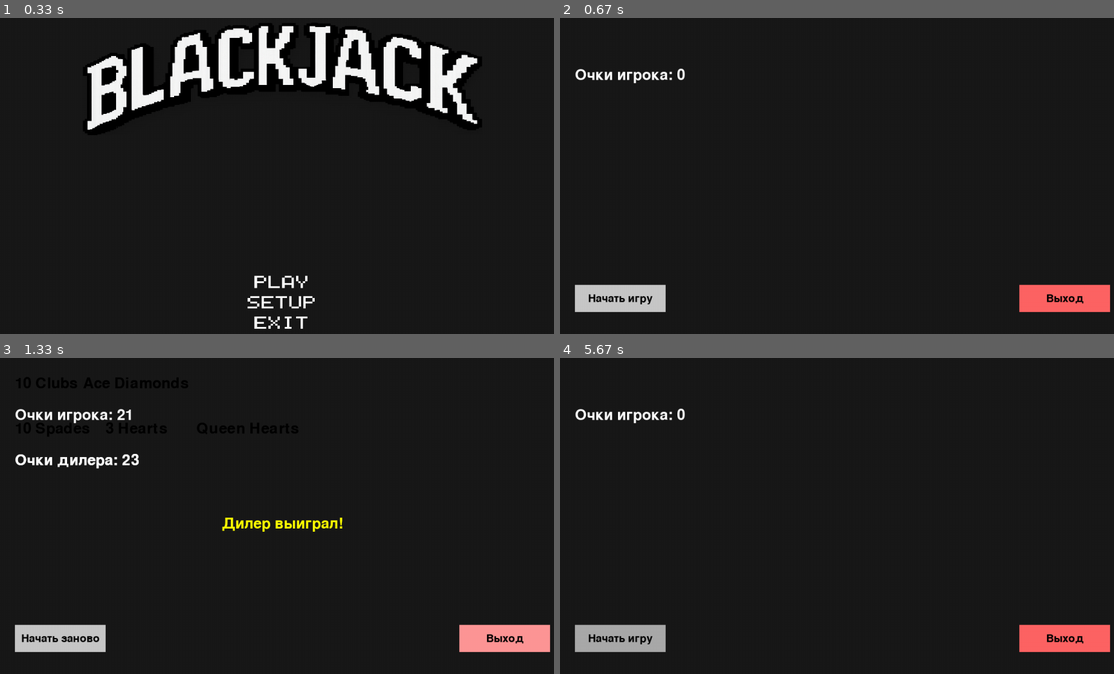
Above: before the commit, frames 1-4 (two rows, left to right).
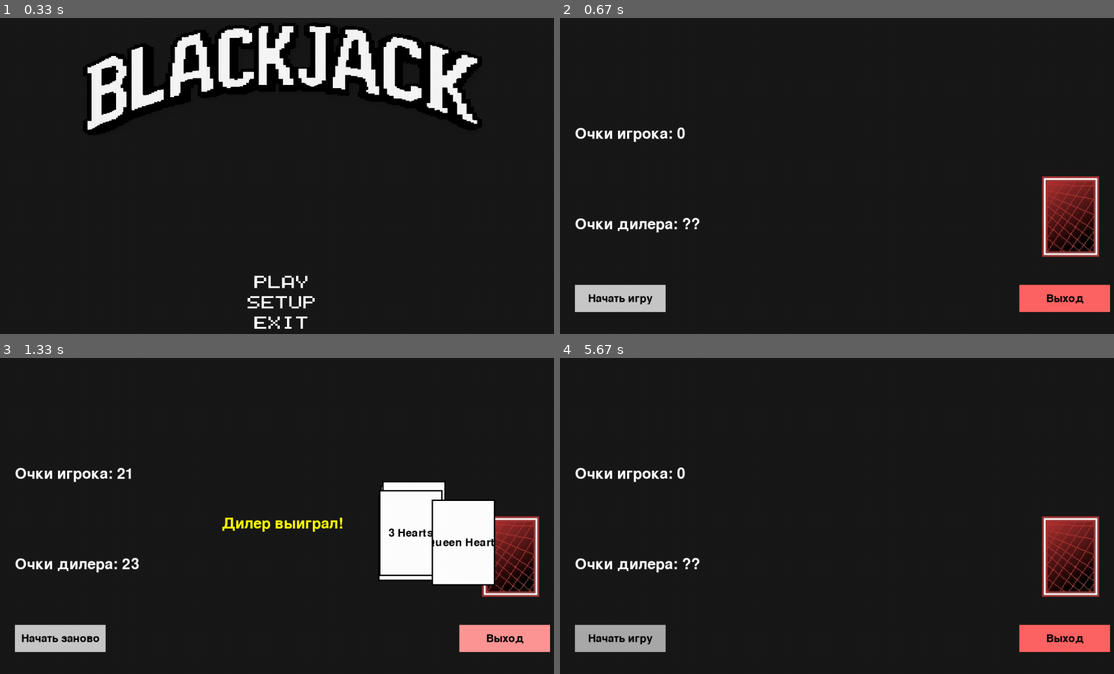
Above: after the commit, the same moments.

Repository: sureock/Pygame-Blackjack
Game: pygame game, started from blackjack/screen.py
Same seed, same stepped clock (60 frames per second), same inputs: the game is played once before the commit and once after it.
Inputs (mouse positions are in pixels of both pictures, inside the frame that each line leads up to):
- Up to frame 1 (0.33 s): no input
- Up to frame 2 (0.67 s): press the mouse at (842, 283) at 0.37 s; move the mouse to (753, 267) at 0.47 s; release the mouse at (659, 251) at 0.6 s
- Up to frame 3 (1.33 s): click "Начать игру" at 0.73 s; press the mouse at (282, 658) at 1.03 s; move the mouse to (393, 648) at 1.13 s; release the mouse at (504, 639) at 1.27 s
- Up to frame 4 (5.67 s): press the mouse at (1064, 639) at 1.37 s; move the mouse to (886, 629) at 1.47 s; release the mouse at (715, 620) at 1.6 s; press the mouse at (842, 645) at 1.7 s; move the mouse to (759, 604) at 1.8 s; release the mouse at (681, 566) at 1.93 s; press the mouse at (842, 664) at 2.53 s; move the mouse to (864, 632) at 2.63 s; release the mouse at (892, 598) at 2.77 s; press the mouse at (842, 645) at 2.87 s; move the mouse to (814, 595) at 2.97 s; release the mouse at (792, 547) at 3.1 s; press the mouse at (842, 664) at 3.7 s; move the mouse to (781, 598) at 3.8 s; release the mouse at (720, 531) at 3.93 s; press the mouse at (842, 645) at 4.03 s; move the mouse to (753, 534) at 4.13 s; release the mouse at (659, 427) at 4.27 s; press the mouse at (842, 664) at 4.37 s; move the mouse to (864, 538) at 4.47 s; release the mouse at (886, 411) at 4.6 s; press the mouse at (842, 645) at 4.7 s; move the mouse to (748, 576) at 4.8 s; release the mouse at (659, 509) at 4.93 s; press the mouse at (842, 664) at 5.03 s; move the mouse to (759, 560) at 5.13 s; release the mouse at (670, 455) at 5.27 s; press the mouse at (842, 623) at 5.37 s; move the mouse to (737, 626) at 5.47 s; release the mouse at (632, 629) at 5.6 s

Frame 1 is identical in both runs. In frame 2, 3.3% of the frame differs, in the area x 2-98%, y 15-76%; in frame 3, 9.0%, in the area x 2-98%, y 16-76%; in frame 4, 3.3%.

Commit message:
сделана простая анимация карт

Diff:
--- a/blackjack/game.py
+++ b/blackjack/game.py
@@ -1,10 +1,17 @@
 import pygame
 from deck import deck52
-import sys
-import menu
+import utils
+
+# import menu
+clock = pygame.time.Clock()
 fps = 24
-white = (255,255,255)
-gray = (25,25,25)
+white = (255, 255, 255)
+gray = (25, 25, 25)
+image = pygame.image.load('1.jpg')
+scale_factor = 2
+scaled_image = pygame.transform.scale_by(image, scale_factor)
+deck_image = pygame.image.load('deck1.jpg')
+scaled_deck = pygame.transform.scale_by(deck_image, scale_factor)
 
 
 class Button:
@@ -37,6 +44,7 @@
     def is_clicked(self, mouse_pos, clicked):
         return self.rect.collidepoint(mouse_pos) and clicked
 
+
 def calculate_score(hand):
     total = 0
     aces = 0
@@ -48,16 +56,36 @@
         else:
             total += value
 
-
     if aces > 0 and total + 10 <= 21:
         total += 10
 
     return total
 
 
+# Класс для анимации карты
+class CardAnimation:
+    def __init__(self, card_data, target_pos, start_pos=None, speed=500):
+        self.suit = card_data[0]
+        self.rank = card_data[1]
+        self.value = card_data[2]
+        self.target_pos = target_pos
+        self.start_pos = start_pos if start_pos else [0, 0]
+        self.current_pos = list(self.start_pos)
+        self.speed = speed
+        self.reached = False
+        self.card_text = f"{self.rank} {self.suit}"
+
+    def update(self, dt):
+        if not self.reached:
+            self.current_pos, self.reached = utils.move_image(
+                self.current_pos,
+                self.target_pos,
+                self.speed * dt
+            )
+        return self.reached
+
 
 def start():
-
     pygame.init()
     screen = pygame.display.set_mode((0, 0), pygame.FULLSCREEN)
     WIDTH, HEIGHT = screen.get_size()
@@ -74,9 +102,19 @@
     player_hand = []
     dealer_hand = []
 
+    # Списки для анимаций карт
+    player_card_animations = []
+    dealer_card_animations = []
+
+    # Позиция колоды (стартовая позиция для всех карт)
+    deck_pos = (WIDTH - 200, HEIGHT // 2)
+
     winner_text = ""  # текст победителя
     game_started = False
     game_over = False
+
+    # Флаг, указывающий, что нужно начать анимацию раздачи
+    animate_deal = False
 
     start_button = Button(50, HEIGHT - 120, 200, 60, "Начать игру")
     issue_a_card_button = Button(WIDTH // 2 - 100, HEIGHT - 160, 200, 60, "Взять карту")
@@ -85,168 +123,260 @@
     exit_button = Button(WIDTH - 250, HEIGHT - 120, 200, 60, "Выход",
                          color=(255, 100, 100), hover_color=(255, 150, 150))
     start_again_button = Button(50, HEIGHT - 120, 200, 60, "Начать заново")
+
+    # Шрифты
+    font = pygame.font.SysFont(None, 48)
+    card_font = pygame.font.SysFont(None, 36)
+
     running = True
     while running:
-            dt = clock.tick(fps) / 1000
-            mouse_pos = pygame.mouse.get_pos()
-            mouse_pressed = pygame.mouse.get_pressed()[0]
-            current_time = pygame.time.get_ticks()
-
-            for event in pygame.event.get():
-                if event.type == pygame.QUIT:
-                    running = False
-                # --- Начать игру / Начать заново ---
-                if event.type == pygame.MOUSEBUTTONDOWN and event.button == 1:
-                    if start_button.is_clicked(mouse_pos, True):
-                        game_started  = True
-                        winner_text = ""
-                        player_hand.clear()
-                        dealer_hand.clear()
-                        PLAYER = 0
-                        DILER = 0
-                        deck.shuffle()
-
-                        for  i in range(2):
-                            suit, (rank, value) = deck.draw()
-                            player_hand.append((suit, rank, value))
-                            PLAYER = calculate_score(player_hand)
-                            suit, (rank, value) = deck.draw()
-                            dealer_hand.append((suit, rank, value))
-                            DILER = calculate_score(dealer_hand)
-
-                    # --- Игрок берёт карту ---
-                    if game_started and not game_over and issue_a_card_button.is_clicked(mouse_pos, True):
-                        suit, (rank, value) = deck.draw()
-                        player_hand.append((suit, rank, value))
-                        PLAYER = calculate_score(player_hand)
+        dt = clock.tick(fps) / 1000
+        mouse_pos = pygame.mouse.get_pos()
+        mouse_pressed = pygame.mouse.get_pressed()[0]
+        current_time = pygame.time.get_ticks()
+
+        for event in pygame.event.get():
+            if event.type == pygame.QUIT:
+                running = False
+            # --- Начать игру / Начать заново ---
+            if event.type == pygame.MOUSEBUTTONDOWN and event.button == 1:
+                if start_button.is_clicked(mouse_pos, True) and not game_started:
+                    game_started = True
+                    winner_text = ""
+                    player_hand.clear()
+                    dealer_hand.clear()
+                    player_card_animations.clear()
+                    dealer_card_animations.clear()
+                    PLAYER = 0
+                    DILER = 0
+                    deck.shuffle()
+
+                    for i in range(2):
+                        # Карта игроку
+                        suit, (rank, value) = deck.draw()
+                        card_data = (suit, rank, value)
+                        player_hand.append(card_data)
+
+                        # Создаем анимацию для карты игрока
+                        target_x = 50 + len(player_card_animations) * 150
+                        target_y = 50
+                        anim = CardAnimation(card_data, (target_x, target_y), deck_pos, speed=400)
+                        player_card_animations.append(anim)
+
+                        # Карта дилеру
+                        suit, (rank, value) = deck.draw()
+                        card_data = (suit, rank, value)
+                        dealer_hand.append(card_data)
+
+                        # Создаем анимацию для карты дилера (скрываем первую)
+                        target_x = 50 + len(dealer_card_animations) * 200
+                        target_y = 150
+                        anim = CardAnimation(card_data, (target_x, target_y), deck_pos, speed=400)
+                        dealer_card_animations.append(anim)
+
+                    # Обновляем счет после добавления всех карт
+                    PLAYER = calculate_score(player_hand)
+                    DILER = calculate_score(dealer_hand)
+                    animate_deal = True
+
+                # --- Игрок берёт карту ---
+                if game_started and not game_over and issue_a_card_button.is_clicked(mouse_pos, True):
+                    suit, (rank, value) = deck.draw()
+                    card_data = (suit, rank, value)
+                    player_hand.append(card_data)
+
+                    # Создаем анимацию для новой карты
+                    target_x = 50 + (len(player_hand) - 1) * 150
+                    target_y = 50
+                    anim = CardAnimation(card_data, (target_x, target_y), deck_pos, speed=400)
+                    player_card_animations.append(anim)
+
+                    PLAYER = calculate_score(player_hand)
 
                     if PLAYER > 21:
                         winner_text = "Дилер выиграл!"
-                        game_over  = True
-
-
-
-
-                    # --- Игрок пасует ---
-                    if game_started and not game_over and pass_button.is_clicked(mouse_pos, True):
-                        while DILER < 16:
-                            suit, (rank, value) = deck.draw()
-                            dealer_hand.append((suit, rank, value))
-                            DILER = calculate_score(dealer_hand)
                         game_over = True
 
-
-                    if DILER > 21:
-                        winner_text = "Игрок выиграл!"
-
-
-                    if DILER > PLAYER and game_over == True and pass_button.is_clicked(mouse_pos, True):
-                        winner_text = "Дилер выиграл!"
-
-
-                    elif DILER > PLAYER and game_over == False and pass_button.is_clicked(mouse_pos, False):
-                        winner_text = ""
-
-                    if DILER == PLAYER and game_over == True and pass_button.is_clicked(mouse_pos, True):
-                        winner_text = "Ничья!"
-
-
-                    elif DILER == PLAYER and game_over == False and pass_button.is_clicked(mouse_pos, False):
-                        winner_text = ""
-
-                    if DILER < PLAYER and game_over == True and pass_button.is_clicked(mouse_pos, True):
-                        winner_text = "Игрок победил!"
-
-
-                    elif DILER < PLAYER and game_over == False and pass_button.is_clicked(mouse_pos, False):
-                        winner_text = ""
-
-
-
-
-
-                    if start_again_button.is_clicked(mouse_pos, True) and game_started == True:
-                            player_hand.clear()
-                            dealer_hand.clear()
-                            game_over = False
-                            PLAYER = 0
-                            DILER = 0
-                            deck.shuffle()
-
-                            for i in range(2):
-                                suit, (rank, value) = deck.draw()
-                                player_hand.append((suit, rank, value))
-                                PLAYER = calculate_score(player_hand)
-                                suit, (rank, value) = deck.draw()
-                                dealer_hand.append((suit, rank, value))
-                                DILER = calculate_score(dealer_hand)
-
-                    # --- Выход ---
-                    if exit_button.is_clicked(mouse_pos, True):
-
-                        running = False
-                        return True, False, False
-
-
-            screen.fill(gray)
-
-            font = pygame.font.SysFont(None, 48)
-
-
-            # Карты игрока
-            x = 50
-            y = 50
-            for suit, rank, value in player_hand:
+                # --- Игрок пасует ---
+                if game_started and not game_over and pass_button.is_clicked(mouse_pos, True):
+                    while DILER < 16:
+                        suit, (rank, value) = deck.draw()
+                        card_data = (suit, rank, value)
+                        dealer_hand.append(card_data)
+
+                        # Создаем анимацию для новой карты дилера
+                        target_x = 50 + (len(dealer_hand) - 1) * 200
+                        target_y = 150
+                        anim = CardAnimation(card_data, (target_x, target_y), deck_pos, speed=400)
+                        dealer_card_animations.append(anim)
+
+                        DILER = calculate_score(dealer_hand)
+                    game_over = True
+
+                if DILER > 21:
+                    winner_text = "Игрок выиграл!"
+
+                if DILER > PLAYER and game_over == True and pass_button.is_clicked(mouse_pos, True):
+                    winner_text = "Дилер выиграл!"
+
+                elif DILER > PLAYER and game_over == False and pass_button.is_clicked(mouse_pos, False):
+                    winner_text = ""
+
+                if DILER == PLAYER and game_over == True and pass_button.is_clicked(mouse_pos, True):
+                    winner_text = "Ничья!"
+
+                elif DILER == PLAYER and game_over == False and pass_button.is_clicked(mouse_pos, False):
+                    winner_text = ""
+
+                if DILER < PLAYER and game_over == True and pass_button.is_clicked(mouse_pos, True):
+                    winner_text = "Игрок победил!"
+
+                elif DILER < PLAYER and game_over == False and pass_button.is_clicked(mouse_pos, False):
+                    winner_text = ""
+
+                if start_again_button.is_clicked(mouse_pos, True) and game_started == True:
+                    player_hand.clear()
+                    dealer_hand.clear()
+                    player_card_animations.clear()
+                    dealer_card_animations.clear()
+                    game_over = False
+                    PLAYER = 0
+                    DILER = 0
+                    deck.shuffle()
+
+                    for i in range(2):
+                        # Карта игроку
+                        suit, (rank, value) = deck.draw()
+                        card_data = (suit, rank, value)
+                        player_hand.append(card_data)
+
+                        # Создаем анимацию для карты игрока
+                        target_x = 50 + len(player_card_animations) * 150
+                        target_y = 50
+                        anim = CardAnimation(card_data, (target_x, target_y), deck_pos, speed=400)
+                        player_card_animations.append(anim)
+
+                        # Карта дилеру
+                        suit, (rank, value) = deck.draw()
+                        card_data = (suit, rank, value)
+                        dealer_hand.append(card_data)
+
+                        # Создаем анимацию для карты дилера
+                        target_x = 50 + len(dealer_card_animations) * 200
+                        target_y = 150
+                        anim = CardAnimation(card_data, (target_x, target_y), deck_pos, speed=400)
+                        dealer_card_animations.append(anim)
+
+                    PLAYER = calculate_score(player_hand)
+                    DILER = calculate_score(dealer_hand)
+                    animate_deal = True
+
+                # --- Выход ---
+                if exit_button.is_clicked(mouse_pos, True):
+                    running = False
+                    return True, False, False
+
+        screen.fill(gray)
+
+        # Рисуем колоду
+        screen.blit(scaled_deck, deck_pos)
+
+        # Обновляем анимации карт
+        all_animations_done = True
+
+        # Анимации карт игрока
+        for anim in player_card_animations:
+            if not anim.reached:
+                anim.update(dt)
+                all_animations_done = False
+
+        # Анимации карт дилера
+        for anim in dealer_card_animations:
+            if not anim.reached:
+                anim.update(dt)
+                all_animations_done = False
+
+        # Если все анимации завершены, сбрасываем флаг
+        if animate_deal and all_animations_done:
+            animate_deal = False
+
+        # Карты игрока (отрисовываем с анимацией)
+        for i, anim in enumerate(player_card_animations):
+            # Создаем поверхность для карты
+            card_surface = pygame.Surface((140, 190))
+            card_surface.fill((255, 255, 255))
+            pygame.draw.rect(card_surface, (0, 0, 0), (0, 0, 140, 190), 3)
+
+            # Текст карты
+            if i < len(player_hand):
+                suit, rank, value = player_hand[i]
                 card_text = f"{rank} {suit}"
-                text = font.render(card_text, True, (0, 0, 0))
-                screen.blit(text, (x, y))
-                x += 150
-
-            # Очки игрока
-            score_text = font.render(f"Очки игрока: {PLAYER}", True, (255, 255, 255))
-            screen.blit(score_text, (50, 120))
-
-            # Карты дилера
-            x = 50
-            y = 150
-            for suit, rank, value in dealer_hand:
-                card_text = f"{rank} {suit}"
-                text = font.render(card_text, True, (0, 0, 0))
-                screen.blit(text, (x, y))
-                x += 200
-
-                # Очки дилера
-                dealer_score_text = font.render(f"Очки дилера: {DILER}", True, (255, 255, 255))
-                screen.blit(dealer_score_text, (50, 220))
-
-            if winner_text:
-                winner_render = font.render(winner_text, True, (255, 255, 0))
-                screen.blit(winner_render, (WIDTH // 2 - winner_render.get_width() // 2, HEIGHT // 2))
-
-
-
-            # --- Кнопки ---
-            # Кнопка "Начать игру" показывается только если игра не началась или закончилась
-            # управление доступностью
-            start_button.active = not game_started
-            if game_started == True and game_over == False:
-                issue_a_card_button.active = True
-                pass_button.active = True
-            if game_started == True and game_over == True:
-                start_again_button.active = True
-            exit_button.active = True
-
-            exit_button.draw(screen)
-            if game_started == False:
-                    start_button.draw(screen)
-
-
-                # Кнопки "Взять карту" и "Пас" активны только во время игры
-            if game_started== True and game_over == False:
-                    issue_a_card_button.draw(screen)
-                    pass_button.draw(screen)
-            if game_started == True and game_over == True:
-                    start_again_button.draw(screen)
-
-            pygame.display.flip()
+                text = card_font.render(card_text, True, (0, 0, 0))
+                text_rect = text.get_rect(center=(70, 95))
+                card_surface.blit(text, text_rect)
+
+            # Рисуем карту в текущей позиции анимации
+            screen.blit(card_surface, anim.current_pos)
+
+        # Очки игрока
+        score_text = font.render(f"Очки игрока: {PLAYER}", True, (255, 255, 255))
+        screen.blit(score_text, (50, 250))
+
+        # Карты дилера (отрисовываем с анимацией)
+        for i, anim in enumerate(dealer_card_animations):
+            # Создаем поверхность для карты
+            card_surface = pygame.Surface((140, 190))
+
+            # Первая карта дилера скрыта до конца игры
+            if i == 0 and not game_over and game_started:
+                card_surface.fill((200, 50, 50))  # Красный рубашкой
+                pygame.draw.rect(card_surface, (0, 0, 0), (0, 0, 140, 190), 3)
+                # Рисуем знак вопроса
+                text = card_font.render("?", True, (255, 255, 255))
+                text_rect = text.get_rect(center=(70, 95))
+                card_surface.blit(text, text_rect)
+            else:
+                card_surface.fill((255, 255, 255))
+                pygame.draw.rect(card_surface, (0, 0, 0), (0, 0, 140, 190), 3)
+
+                if i < len(dealer_hand):
+                    suit, rank, value = dealer_hand[i]
+                    card_text = f"{rank} {suit}"
+                    text = card_font.render(card_text, True, (0, 0, 0))
+                    text_rect = text.get_rect(center=(70, 95))
+                    card_surface.blit(text, text_rect)
+
+            # Рисуем карту в текущей позиции анимации
+            screen.blit(card_surface, anim.current_pos)
+
+        # Очки дилера (показываем только после паса или если игрок проиграл)
+        dealer_score_text = font.render(f"Очки дилера: {DILER if game_over or PLAYER > 21 else '??'}", True, (255, 255, 255))
+        screen.blit(dealer_score_text, (50, 450))
+
+        if winner_text:
+            winner_render = font.render(winner_text, True, (255, 255, 0))
+            screen.blit(winner_render, (WIDTH // 2 - winner_render.get_width() // 2, HEIGHT // 2))
+
+        # --- Кнопки ---
+        start_button.active = not game_started
+        if game_started == True and game_over == False:
+            issue_a_card_button.active = True
+            pass_button.active = True
+        if game_started == True and game_over == True:
+            start_again_button.active = True
+        exit_button.active = True
+
+        exit_button.draw(screen)
+        if game_started == False:
+            start_button.draw(screen)
+
+        # Кнопки "Взять карту" и "Пас" активны только во время игры
+        if game_started == True and game_over == False:
+            issue_a_card_button.draw(screen)
+            pass_button.draw(screen)
+        if game_started == True and game_over == True:
+            start_again_button.draw(screen)
+
+        pygame.display.flip()
+
     return True, False, False
--- a/blackjack/menu.py
+++ b/blackjack/menu.py
@@ -3,6 +3,7 @@
 fps = 24
 white = (255,255,255)
 gray = (25,25,25)
+
 
 def start():
     button_surface = pygame.Surface((0,0))
@@ -11,7 +12,7 @@
     width_relative = width/1000
     height_relative = height/750
     pygame.font.match_font('font.otf')
-    font = pygame.font.Font('font.otf',20)
+    font = pygame.font.Font('font.otf', 20)
     clock = pygame.time.Clock()
 
     text_name = pygame.image.load('logo.png').convert_alpha()
--- /dev/null
+++ b/blackjack/utils.py
@@ -0,0 +1,38 @@
+# import pygame
+import math
+
+
+def move_image(start_pos, target_pos, speed, current_pos=None):
+    """
+    Линейное движение к цели
+    Возвращает новую позицию и флаг достижения цели
+
+    :param start_pos: начальная позиция (x, y)
+    :param target_pos: целевая позиция (x, y)
+    :param speed: скорость перемещения (пикселей за кадр)
+    :param current_pos: текущая позиция (для продолжения движения)
+    :return: (новая позиция, достигнута ли цель)
+    """
+    if current_pos is None:
+        current_pos = list(start_pos)
+
+    # Вычисляем вектор к цели
+    dx = target_pos[0] - current_pos[0]
+    dy = target_pos[1] - current_pos[1]
+
+    # Расстояние до цели
+    distance = math.sqrt(dx**2 + dy**2)
+
+    # Если достигли цели
+    if distance <= speed:
+        return target_pos, True
+
+    # Нормализуем вектор и двигаемся
+    if distance > 0:
+        dx_normalized = dx / distance
+        dy_normalized = dy / distance
+
+        current_pos[0] += dx_normalized * speed
+        current_pos[1] += dy_normalized * speed
+
+    return current_pos, False
Binary file added: 1.jpg
Binary file added: blackjack/10059132.jpg
Binary file added: deck1.jpg
Renamed: blackjack/font.otf -> font.otf
Renamed: blackjack/logo.png -> logo.png
